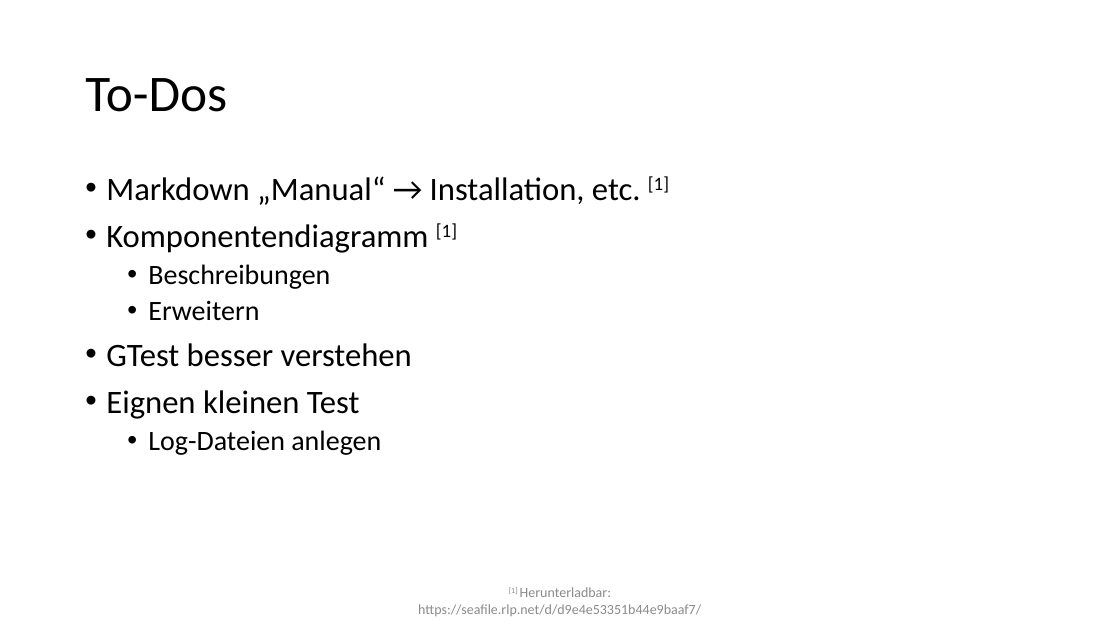
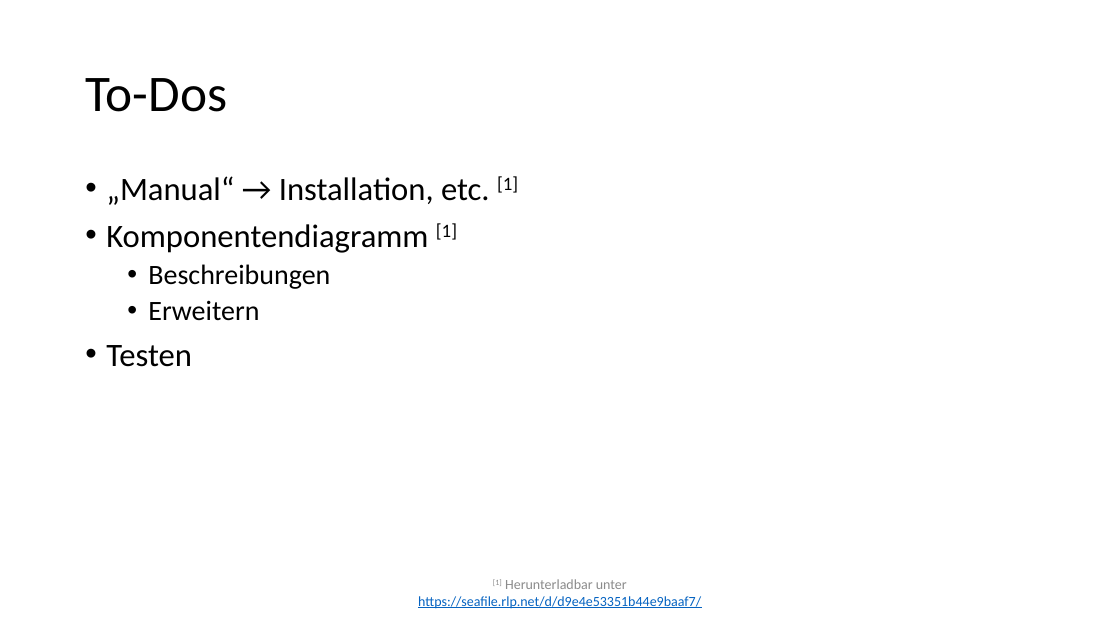
Before and after one commit to AnonyMIkus/sciascid-libpaxos-d255f8b67a32, a slide deck: slide 2 of Vortrag/2023_07_17.pptx. Drawn at 1120x630 pixels with LibreOffice and Linux fonts; fonts in the diff are those of the drawing. Boxes give left, top, right and bottom in pixels: in the first picture for what was removed or moved away, otherwise in the second. Text is boxed around its words. In the diff, an @@ line names an element or a change of style, - is before the commit and + after.

```diff
--- a/Vortrag/2023_07_17.pptx
+++ b/Vortrag/2023_07_17.pptx
@@ text at (106, 176, 518, 205): text changed @@
-• Markdown „Manual“ → Installation, etc. [1]
+• „Manual“ → Installation, etc. [1]
@@ text at (106, 345, 192, 367): text changed @@
-• GTest besser verstehen
-• Eignen kleinen Test
-  • Log-Dateien anlegen
+• Testen
@@ text at (418, 579, 701, 609): text changed; text colour #8C8C8C to #0563C1 @@
-[1] Herunterladbar: https://seafile.rlp.net/d/d9e4e53351b44e9baaf7/
+[1] Herunterladbar unter https://seafile.rlp.net/d/d9e4e53351b44e9baaf7/
```
Also in this commit, not shown: 1 other slide changed, 2 slides added, 1 slide removed.
